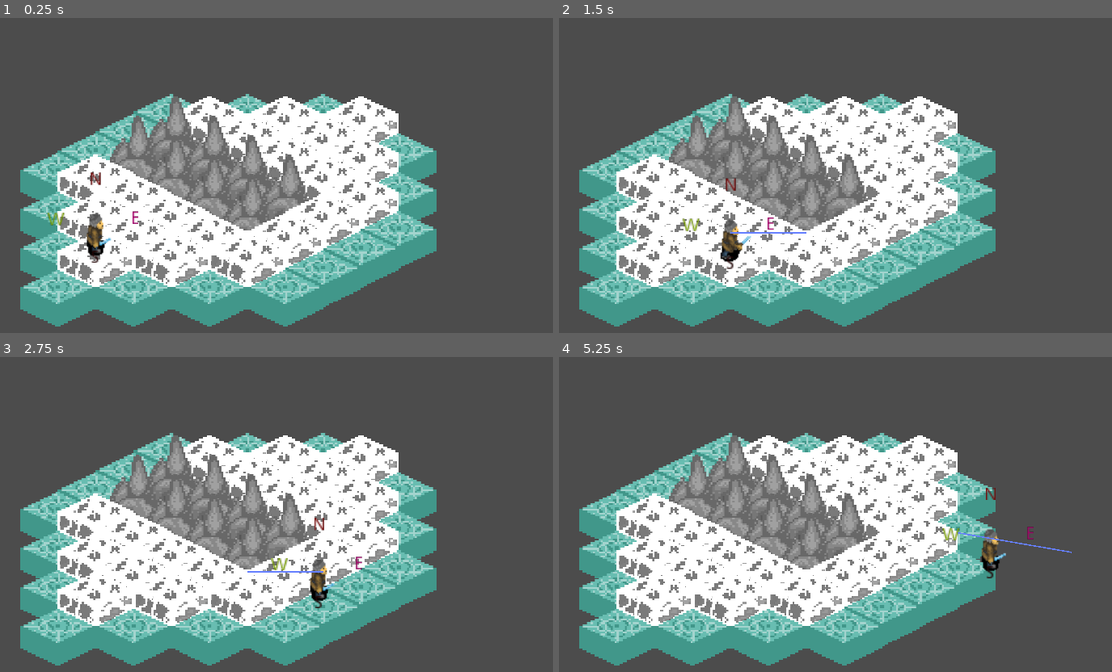
Above: before the commit, frames 1-4 (two rows, left to right).
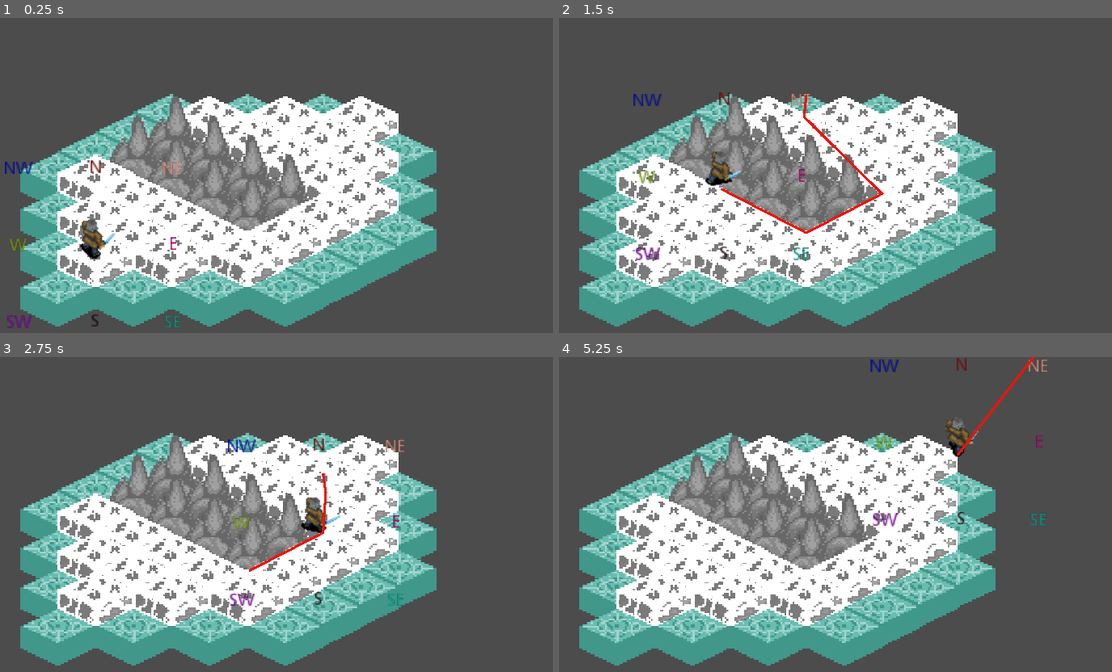
Above: after the commit, the same moments.

Repository: gastoncaminiti/Verdandi
Game: Godot game, scene res://level/Level0.tscn
The game is run twice, just before and just after one commit, with the same random seed, the same clock (stepped at 60 frames per second) and the same inputs. The project has no main scene, so this scene is started directly.
Inputs (mouse positions are in pixels of both pictures, inside the frame that each line leads up to):
- Up to frame 1 (0.25 s): no input
- Up to frame 2 (1.5 s): tap Enter at 0.5 s; move the mouse to (929, 188) at 0.52 s; click (929, 188) at 0.67 s; move the mouse to (658, 225) at 1.27 s; click (658, 225) at 1.42 s
- Up to frame 3 (2.75 s): move the mouse to (293, 464) at 2.02 s; click (293, 464) at 2.17 s
- Up to frame 4 (5.25 s): move the mouse to (758, 621) at 2.77 s; click (758, 621) at 2.92 s; move the mouse to (984, 602) at 3.52 s; click (984, 602) at 3.67 s; move the mouse to (592, 489) at 4.27 s; click (592, 489) at 4.42 s; move the mouse to (818, 546) at 5.02 s; click (818, 546) at 5.17 s

The runs differ from the first frame. In frame 1, 1.1% of the frame differs, in the area x 0-33%, y 45-99%; in frame 2, 1.9%, in the area x 13-59%, y 23-80%; in frame 3, 1.6%; in frame 4, 1.6%.

Commit message:
- Código: Naveagación en 8 direcciones.

Diff:
--- a/Codigo/Verdandi/level/Level0.tscn
+++ b/Codigo/Verdandi/level/Level0.tscn
@@ -20,10 +20,10 @@
 tile_data = PoolIntArray( -262137, 3, 0, -262136, 1, 0, -262135, 3, 0, -196602, 3, 0, -196601, 1, 0, -196600, 1, 0, -19 …(512 unchanged characters)…
 
 [node name="Norse-Swordman" parent="." instance=ExtResource( 3 )]
-position = Vector2( 298.53, 345.118 )
+position = Vector2( 301.018, 357.983 )
 scale = Vector2( 2, 2 )
-move_range = 31
-orientation = 3
+move_range = 61
+orientation = 5
 
 [node name="Sprite" type="Sprite" parent="."]
 visible = false
@@ -32,5 +32,11 @@
 texture = ExtResource( 4 )
 
 [node name="Line2D" type="Line2D" parent="."]
-width = 2.0
+width = 4.0
+default_color = Color( 0.937255, 0.0784314, 0.0352941, 1 )
 texture_mode = -695123993
+begin_cap_mode = 2
+end_cap_mode = 2
+round_precision = 10
+
+[node name="CanvasLayer" type="CanvasLayer" parent="."]
--- a/Codigo/Verdandi/manager/LevelManager.gd
+++ b/Codigo/Verdandi/manager/LevelManager.gd
@@ -2,6 +2,7 @@
 
 onready var nav : Navigation2D = $Navigation2D
 onready var map : TileMap = $Navigation2D/TileMap
+
 onready var size_cell_x = $Navigation2D/TileMap.cell_size.x / 2
 onready var size_cell_y = $Navigation2D/TileMap.cell_size.y / 2
 
@@ -10,10 +11,10 @@
 var path : PoolVector2Array
 export var speed := 250
 
-signal units_centered
+signal map_initiated
 
 func _ready():
-	emit_signal("units_centered",size_cell_x, size_cell_y)
+	emit_signal("map_initiated", $Navigation2D/TileMap)
 
 func _input(event: InputEvent):
 	if event is InputEventMouseButton:
@@ -29,18 +30,20 @@
 			get_node("Norse-Swordman").move(path[0], (speed * delta)/k)
 		else:
 			path.remove(0)
-
 #	if get_node("Norse-Swordman").get_distance_to(goal) < 31:
 #		get_node("Norse-Swordman").stop()
 func select_path():
 
-	pos_unit.x =  stepify(get_node("Norse-Swordman").get_unit_postion().x,size_cell_x)
-	pos_unit.y =  stepify(get_node("Norse-Swordman").get_unit_postion().y , size_cell_y)
+	#pos_unit.x =  stepify(get_node("Norse-Swordman").get_unit_postion().x,size_cell_x)
+	#pos_unit.y =  stepify(get_node("Norse-Swordman").get_unit_postion().y , size_cell_y)
 	var node_soldier = get_node("Norse-Swordman")
-	path = nav.get_simple_path( pos_unit, nav.get_closest_point(node_soldier.get_east_postion()), true)
+	print(node_soldier.get_unit_position())
+	path = nav.get_simple_path(node_soldier.get_unit_position(), nav.get_closest_point(node_soldier.get_northeast_position()), true)
 	print(path)
-	var tl = map.map_to_world(map.world_to_map (get_node("Norse-Swordman").get_east_postion()))
-	path[path.size()-1].x = tl.x + size_cell_x
+	#print(map.world_to_map (get_node("Norse-Swordman").get_east_postion()))
+	var tl = map.map_to_world(map.world_to_map (get_node("Norse-Swordman").get_northeast_position()))
+	#print(map.world_to_map (get_node("Norse-Swordman").get_east_postion()))
+	path[path.size()-1].x = tl.x
 	path[path.size()-1].y = tl.y + size_cell_y
 
 	#path = nav.get_simple_path( pos_unit, nav.get_closest_point(node_soldier.get_north_postion()), true)
@@ -61,4 +64,3 @@
 	#path = nav.get_simple_path( pos_unit, nav.get_closest_point(node_soldier.get_east_postion()), true)
 	#path[path.size()-1].x = stepify(path[path.size()-1].x,size_cell_x)
 	#path[path.size()-1].y = stepify(path[path.size()-1].y , size_cell_y)
-	pass
--- a/Codigo/Verdandi/manager/UnitManager.gd
+++ b/Codigo/Verdandi/manager/UnitManager.gd
@@ -2,17 +2,94 @@
 
 # Editable VAR
 export(int) var move_range = 62
-export(int, "North", "South","West","East") var orientation = 0
+export(int) var move_speed = 250
+export(int, "North", "South","West","East","NorthWest","NorthEast","SouthWest","SouthEast") var orientation = 0
 # Private VAR
-
+var my_map:  TileMap
+var my_path: PoolVector2Array
+var size_cell_x
+var size_cell_y
 
 func _ready():
-	connect_parent_child("units_centered","_goGridCenter")
-	# Configure Coordinate View
+	connect_parent_child("map_initiated","_goMapConfig")
+	# Reposition Elements
+	coordinates_reposition()
+	orientation_reposition()
+
+func get_unit_position():
+	return global_position
+
+func get_north_position():
+	orientation = 0
+	return $North.global_position
+
+func get_south_position():
+	orientation = 1
+	return $South.global_position
+
+func get_west_position():
+	orientation = 2
+	return $West.global_position
+
+func get_east_position():
+	orientation = 3
+	return $East.global_position
+
+func get_northwest_position():
+	orientation = 4
+	return $NorthWest.global_position
+
+func get_northeast_position():
+	orientation = 5
+	return $NorthEast.global_position
+
+func get_distance_to(distance):
+	return global_position.distance_to(distance)
+
+func move(point, speed):
+	orientation_animation()
+	global_position = global_position.linear_interpolate(point, speed)
+
+func set_animated(name):
+	$AnimatedSprite.play(name)
+
+# Función que permite conectar una señal de nodo padre con una función del nodo hijo.
+func connect_parent_child(nsignal, nfunction):
+	if get_parent().is_in_group("Level"):
+		if get_parent().connect(nsignal,self,nfunction) != OK:
+			print("Error al conectar "+ name +" con el padre - Señal "+nsignal+" Función "+nfunction)
+
+func _goMapConfig(map):
+	my_map = map
+	size_cell_x = my_map.cell_size.x / 2
+	size_cell_y = my_map.cell_size.y / 2
+	global_position = set_center_position_by_cell(get_position_by_cell_index(get_cell_index(global_position)))
+
+func get_cell_index(pos):
+	return my_map.world_to_map(pos)
+
+func get_position_by_cell_index(index):
+	return my_map.map_to_world(index)
+
+func set_center_position_by_cell(pos):
+	pos.y += size_cell_y
+	return pos
+
+func coordinates_reposition():
 	$North.position.y -= move_range
 	$South.position.y += move_range
 	$West.position.x  -= move_range
 	$East.position.x  += move_range
+	$NorthWest.position.y -=move_range
+	$NorthWest.position.x -=move_range
+	$NorthEast.position.y -=move_range
+	$NorthEast.position.x +=move_range
+	$SouthWest.position.y +=move_range
+	$SouthWest.position.x -=move_range
+	$SouthEast.position.y +=move_range
+	$SouthEast.position.x +=move_range
+
+func orientation_reposition():
 	match orientation:
 		0:
 			set_animated("idle_north")
@@ -24,30 +101,20 @@
 		3:
 			$AnimatedSprite.flip_h = false
 			set_animated("idle_side")
+		4:
+			$AnimatedSprite.flip_h = true
+			set_animated("idle_diagonal_north")
+		5:
+			$AnimatedSprite.flip_h = false
+			set_animated("idle_diagonal_north")
+		6:
+			$AnimatedSprite.flip_h = true
+			set_animated("idle_diagonal_south")
+		7:
+			$AnimatedSprite.flip_h = false
+			set_animated("idle_diagonal_south")
 
-func get_unit_postion():
-	return global_position
-
-func get_north_postion():
-	orientation = 0
-	return $North.global_position
-
-func get_south_postion():
-	orientation = 1
-	return $South.global_position
-
-func get_west_postion():
-	orientation = 2
-	return $West.global_position
-
-func get_east_postion():
-	orientation = 3
-	return $East.global_position
-
-func get_distance_to(distance):
-	return global_position.distance_to(distance)
-
-func move(point, speed):
+func orientation_animation():
 	match orientation:
 		0:
 			set_animated("walk_north")
@@ -59,20 +126,15 @@
 		3:
 			$AnimatedSprite.flip_h = false
 			set_animated("walk_side")
-	global_position = global_position.linear_interpolate(point, speed)
-
-func set_animated(name):
-	$AnimatedSprite.play(name)
-
-func stop():
-	set_animated("default")
-
-# Función que permite conectar una señal de nodo padre con una función del nodo hijo.
-func connect_parent_child(nsignal, nfunction):
-	if get_parent().is_in_group("Level"):
-		if get_parent().connect(nsignal,self,nfunction) != OK:
-			print("Error al conectar "+ name +" con el padre - Señal "+nsignal+" Función "+nfunction)
-
-func _goGridCenter(x,y):
-	position.x =  stepify(global_position.x,x)
-	position.y =  stepify(global_position.y ,y) -10
+		4:
+			$AnimatedSprite.flip_h = true
+			set_animated("walk_diagonal_north")
+		5:
+			$AnimatedSprite.flip_h = false
+			set_animated("walk_diagonal_north")
+		6:
+			$AnimatedSprite.flip_h = true
+			set_animated("walk_diagonal_south")
+		7:
+			$AnimatedSprite.flip_h = false
+			set_animated("walk_diagonal_south")
--- a/Codigo/Verdandi/unit/norse/soldier/swordman/Norse-Swordman.tscn
+++ b/Codigo/Verdandi/unit/norse/soldier/swordman/Norse-Swordman.tscn
@@ -1,21 +1,31 @@
-[gd_scene load_steps=20 format=2]
+[gd_scene load_steps=30 format=2]
 
 [ext_resource path="res://manager/UnitManager.gd" type="Script" id=1]
-[ext_resource path="res://unit/norse/soldier/swordman/img/walk/Norse_Sword_Walk_00.png" type="Texture" id=2]
-[ext_resource path="res://unit/norse/soldier/swordman/img/walk/Norse_Sword_Walk_01.png" type="Texture" id=3]
-[ext_resource path="res://unit/norse/soldier/swordman/img/walk/Norse_Sword_Walk_02.png" type="Texture" id=4]
-[ext_resource path="res://unit/norse/soldier/swordman/img/walk/Norse_Sword_Walk_03.png" type="Texture" id=5]
-[ext_resource path="res://unit/norse/soldier/swordman/img/walk/Norse_Sword_Walk_04.png" type="Texture" id=6]
-[ext_resource path="res://unit/norse/soldier/swordman/img/walk/Norse_Sword_Walk_15.png" type="Texture" id=7]
-[ext_resource path="res://unit/norse/soldier/swordman/img/walk/Norse_Sword_Walk_16.png" type="Texture" id=8]
-[ext_resource path="res://unit/norse/soldier/swordman/img/walk/Norse_Sword_Walk_17.png" type="Texture" id=9]
-[ext_resource path="res://unit/norse/soldier/swordman/img/walk/Norse_Sword_Walk_18.png" type="Texture" id=10]
-[ext_resource path="res://unit/norse/soldier/swordman/img/walk/Norse_Sword_Walk_19.png" type="Texture" id=11]
+[ext_resource path="res://unit/norse/soldier/swordman/img/walk/Norse_Sword_Walk_15.png" type="Texture" id=2]
+[ext_resource path="res://unit/norse/soldier/swordman/img/walk/Norse_Sword_Walk_16.png" type="Texture" id=3]
+[ext_resource path="res://unit/norse/soldier/swordman/img/walk/Norse_Sword_Walk_17.png" type="Texture" id=4]
+[ext_resource path="res://unit/norse/soldier/swordman/img/walk/Norse_Sword_Walk_18.png" type="Texture" id=5]
+[ext_resource path="res://unit/norse/soldier/swordman/img/walk/Norse_Sword_Walk_19.png" type="Texture" id=6]
+[ext_resource path="res://unit/norse/soldier/swordman/img/walk/Norse_Sword_Walk_00.png" type="Texture" id=7]
+[ext_resource path="res://unit/norse/soldier/swordman/img/walk/Norse_Sword_Walk_01.png" type="Texture" id=8]
+[ext_resource path="res://unit/norse/soldier/swordman/img/walk/Norse_Sword_Walk_02.png" type="Texture" id=9]
+[ext_resource path="res://unit/norse/soldier/swordman/img/walk/Norse_Sword_Walk_03.png" type="Texture" id=10]
+[ext_resource path="res://unit/norse/soldier/swordman/img/walk/Norse_Sword_Walk_04.png" type="Texture" id=11]
 [ext_resource path="res://unit/norse/soldier/swordman/img/walk/Norse_Sword_Walk_05.png" type="Texture" id=12]
 [ext_resource path="res://unit/norse/soldier/swordman/img/walk/Norse_Sword_Walk_06.png" type="Texture" id=13]
 [ext_resource path="res://unit/norse/soldier/swordman/img/walk/Norse_Sword_Walk_07.png" type="Texture" id=14]
 [ext_resource path="res://unit/norse/soldier/swordman/img/walk/Norse_Sword_Walk_08.png" type="Texture" id=15]
 [ext_resource path="res://unit/norse/soldier/swordman/img/walk/Norse_Sword_Walk_09.png" type="Texture" id=16]
+[ext_resource path="res://unit/norse/soldier/swordman/img/walk/Norse_Sword_Walk_10.png" type="Texture" id=17]
+[ext_resource path="res://unit/norse/soldier/swordman/img/walk/Norse_Sword_Walk_11.png" type="Texture" id=18]
+[ext_resource path="res://unit/norse/soldier/swordman/img/walk/Norse_Sword_Walk_12.png" type="Texture" id=19]
+[ext_resource path="res://unit/norse/soldier/swordman/img/walk/Norse_Sword_Walk_13.png" type="Texture" id=20]
+[ext_resource path="res://unit/norse/soldier/swordman/img/walk/Norse_Sword_Walk_14.png" type="Texture" id=21]
+[ext_resource path="res://unit/norse/soldier/swordman/img/walk/Norse_Sword_Walk_24.png" type="Texture" id=22]
+[ext_resource path="res://unit/norse/soldier/swordman/img/walk/Norse_Sword_Walk_21.png" type="Texture" id=23]
+[ext_resource path="res://unit/norse/soldier/swordman/img/walk/Norse_Sword_Walk_22.png" type="Texture" id=24]
+[ext_resource path="res://unit/norse/soldier/swordman/img/walk/Norse_Sword_Walk_23.png" type="Texture" id=25]
+[ext_resource path="res://unit/norse/soldier/swordman/img/walk/Norse_Sword_Walk_20.png" type="Texture" id=26]
 
 [sub_resource type="CapsuleShape2D" id=1]
 radius = 9.23083
@@ -25,14 +35,14 @@
 animations = [ {
 "frames": [ ExtResource( 2 ), ExtResource( 3 ), ExtResource( 4 ), ExtResource( 5 ), ExtResource( 6 ) ],
 "loop": true,
-"name": "walk_north",
-"speed": 5.0
-}, {
-"frames": [ ExtResource( 7 ), ExtResource( 8 ), ExtResource( 9 ), ExtResource( 10 ), ExtResource( 11 ) ],
-"loop": true,
 "name": "walk_side",
 "speed": 10.0
 }, {
+"frames": [ ExtResource( 7 ), ExtResource( 8 ), ExtResource( 9 ), ExtResource( 10 ), ExtResource( 11 ) ],
+"loop": true,
+"name": "walk_north",
+"speed": 5.0
+}, {
 "frames": [ ExtResource( 12 ) ],
 "loop": true,
 "name": "idle_south",
@@ -40,6 +50,11 @@
 }, {
 "frames": [ ExtResource( 2 ) ],
 "loop": true,
+"name": "idle_side",
+"speed": 5.0
+}, {
+"frames": [ ExtResource( 7 ) ],
+"loop": true,
 "name": "idle_north",
 "speed": 5.0
 }, {
@@ -48,32 +63,51 @@
 "name": "walk_south",
 "speed": 5.0
 }, {
-"frames": [ ExtResource( 7 ) ],
-"loop": true,
-"name": "idle_side",
+"frames": [ ExtResource( 17 ) ],
+"loop": true,
+"name": "idle_diagonal_south",
+"speed": 5.0
+}, {
+"frames": [ ExtResource( 17 ), ExtResource( 18 ), ExtResource( 19 ), ExtResource( 20 ), ExtResource( 21 ) ],
+"loop": true,
+"name": "walk_diagonal_south",
+"speed": 5.0
+}, {
+"frames": [ ExtResource( 22 ), ExtResource( 23 ), ExtResource( 24 ), ExtResource( 25 ), ExtResource( 22 ) ],
+"loop": true,
+"name": "walk_diagonal_north",
+"speed": 5.0
+}, {
+"frames": [ ExtResource( 26 ) ],
+"loop": true,
+"name": "idle_diagonal_north",
 "speed": 5.0
 } ]
 
 [sub_resource type="CircleShape2D" id=3]
-radius = 32.0812
+radius = 36.9254
 
 [node name="Norse-Swordman" type="KinematicBody2D"]
 script = ExtResource( 1 )
+move_range = 16
 
 [node name="CollisionShape2D" type="CollisionShape2D" parent="."]
-position = Vector2( 0, 10 )
+position = Vector2( 0, -11 )
 shape = SubResource( 1 )
 
 [node name="AnimatedSprite" type="AnimatedSprite" parent="."]
+position = Vector2( 0, -18 )
 frames = SubResource( 2 )
 animation = "idle_north"
 
 [node name="Area2D" type="Area2D" parent="."]
 
 [node name="CollisionShape2D" type="CollisionShape2D" parent="Area2D"]
+position = Vector2( 0, -11 )
 shape = SubResource( 3 )
 
 [node name="North" type="Position2D" parent="."]
+editor/display_folded = true
 modulate = Color( 0.454902, 0.0509804, 0.0509804, 1 )
 self_modulate = Color( 0.101961, 0.0156863, 0.309804, 1 )
 
@@ -87,6 +121,7 @@
 valign = 1
 
 [node name="South" type="Position2D" parent="."]
+editor/display_folded = true
 modulate = Color( 0.141176, 0.0235294, 0.0235294, 1 )
 
 [node name="Label2" type="Label" parent="South"]
@@ -99,6 +134,7 @@
 valign = 1
 
 [node name="East" type="Position2D" parent="."]
+editor/display_folded = true
 modulate = Color( 0.647059, 0, 0.411765, 1 )
 
 [node name="Label3" type="Label" parent="East"]
@@ -111,6 +147,7 @@
 valign = 1
 
 [node name="West" type="Position2D" parent="."]
+editor/display_folded = true
 modulate = Color( 0.458824, 0.603922, 0, 1 )
 self_modulate = Color( 0.835294, 0.0705882, 0.0705882, 1 )
 
@@ -122,3 +159,60 @@
 text = "W"
 align = 1
 valign = 1
+
+[node name="NorthWest" type="Position2D" parent="."]
+editor/display_folded = true
+modulate = Color( 0, 0.0509804, 0.603922, 1 )
+self_modulate = Color( 0.835294, 0.0705882, 0.0705882, 1 )
+
+[node name="Label4" type="Label" parent="NorthWest"]
+margin_left = -19.7639
+margin_top = -11.7919
+margin_right = 20.2361
+margin_bottom = 2.20806
+text = "NW"
+align = 1
+valign = 1
+
+[node name="NorthEast" type="Position2D" parent="."]
+editor/display_folded = true
+modulate = Color( 0.823529, 0.537255, 0.458824, 1 )
+self_modulate = Color( 0.835294, 0.0705882, 0.0705882, 1 )
+
+[node name="Label4" type="Label" parent="NorthEast"]
+margin_left = -19.7639
+margin_top = -11.7919
+margin_right = 20.2361
+margin_bottom = 2.20806
+text = "NE"
+align = 1
+valign = 1
+
+[node name="SouthWest" type="Position2D" parent="."]
+editor/display_folded = true
+modulate = Color( 0.470588, 0, 0.603922, 1 )
+self_modulate = Color( 0.835294, 0.0705882, 0.0705882, 1 )
+
+[node name="Label4" type="Label" parent="SouthWest"]
+margin_left = -19.7639
+margin_top = -11.7919
+margin_right = 20.2361
+margin_bottom = 2.20806
+text = "SW"
+align = 1
+valign = 1
+
+[node name="SouthEast" type="Position2D" parent="."]
+editor/display_folded = true
+modulate = Color( 0, 0.603922, 0.517647, 1 )
+self_modulate = Color( 0.835294, 0.0705882, 0.0705882, 1 )
+
+[node name="Label4" type="Label" parent="SouthEast"]
+margin_left = -19.7639
+margin_top = -11.7919
+margin_right = 20.2361
+margin_bottom = 2.20806
+text = "SE
+"
+align = 1
+valign = 1
